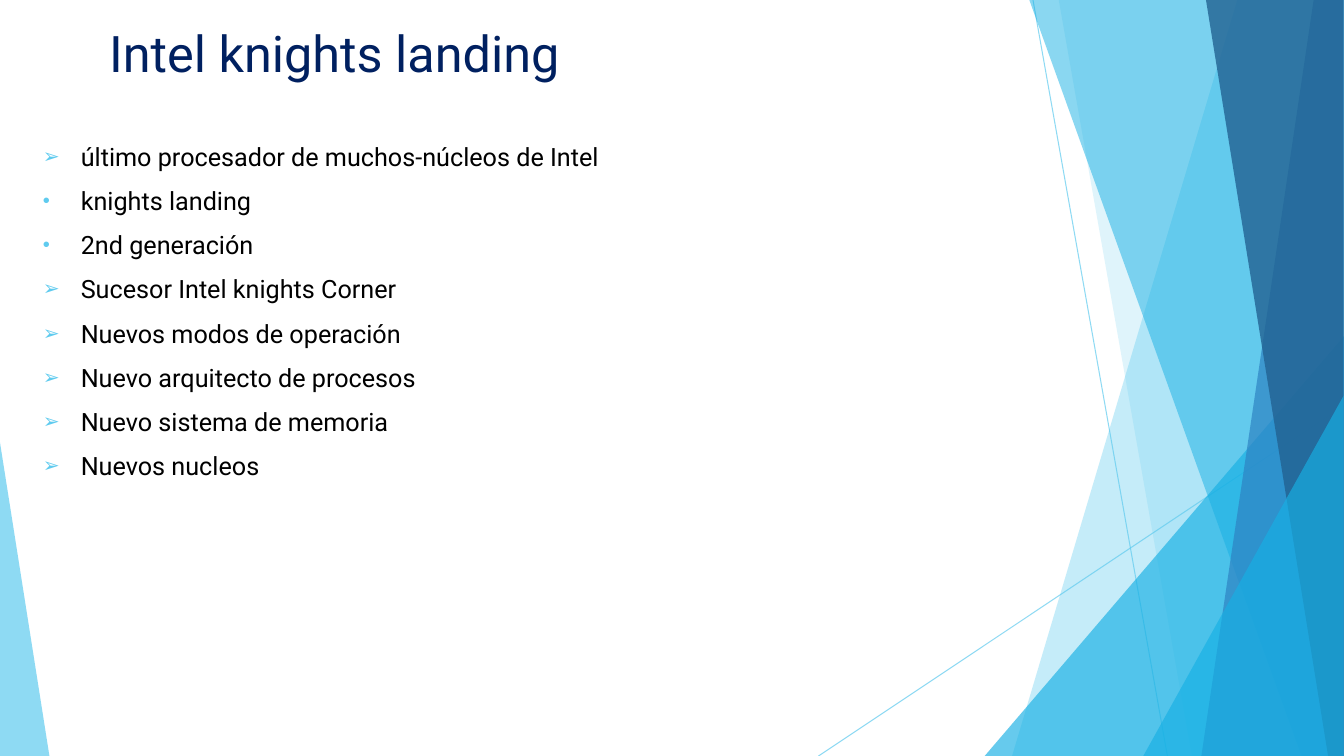
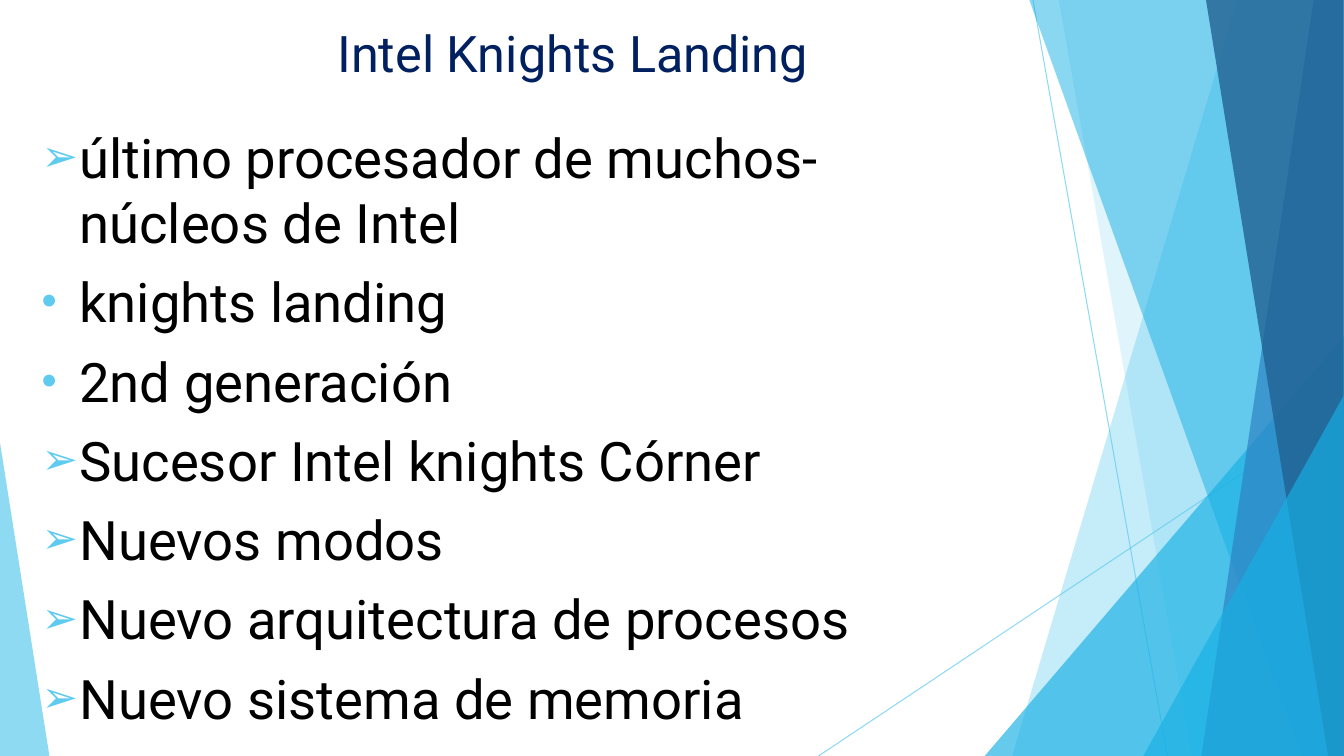
Before and after one commit to ManuelPrada/ArqComp2_2017, a slide deck: slide 8 of Intel knights landing exposicion.pptx (slide 7 before the commit). Drawn at 1344x756 pixels with LibreOffice and Linux fonts; fonts in the diff are those of the drawing. Boxes give left, top, right and bottom in pixels: in the first picture for what was removed or moved away, otherwise in the second. Text is boxed around its words. In the diff, an @@ line names an element or a change of style, - is before the commit and + after.

```diff
--- a/Intel knights landing exposicion.pptx
+++ b/Intel knights landing exposicion.pptx
@@ title at <box>337,34,808,83</box>: text changed @@
-Intel knights landing
+Intel Knights Landing
@@ text "último procesador de muchos-núcleos de ...": place and size @@
-text "último procesador de muchos-núcleos de ..." at <box>81,147,598,476</box>
+text "último procesador de muchos-núcleos de ..." at <box>79,137,849,720</box>
@@ text at <box>79,137,817,720</box>: size 18 to 38.9 pt in "último procesador de muchos-núcleos de Intel", "knights landing", "2nd generación", "Nuevo sistema de memoria" @@
@@ text at <box>79,440,849,650</box>: text changed; size 18 to 38.9 pt @@
-➢ Sucesor Intel knights Corner
-➢ Nuevos modos de operación
-➢ Nuevo arquitecto de procesos
+➢ Sucesor Intel knights Córner
+➢ Nuevos modos
+➢ Nuevo arquitectura de procesos
@@ text at <box>81,456,259,476</box>: text changed; size 18 to 38.9 pt @@
-➢ Nuevos nucleos
+➢ Nuevos núcleos
```
Also in this commit, not shown: 5 slides added, 2 slides removed, 1 other file.
